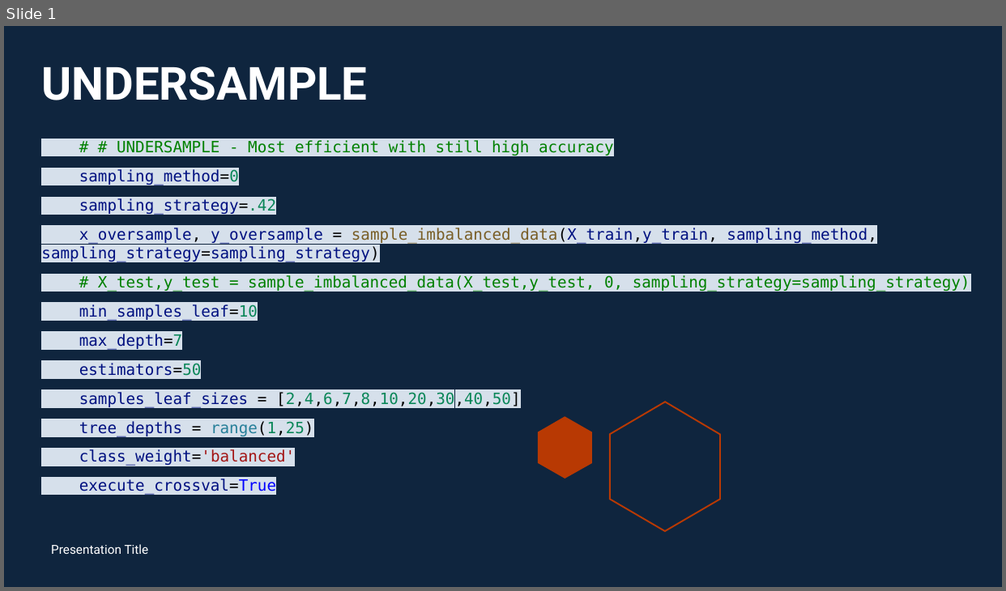
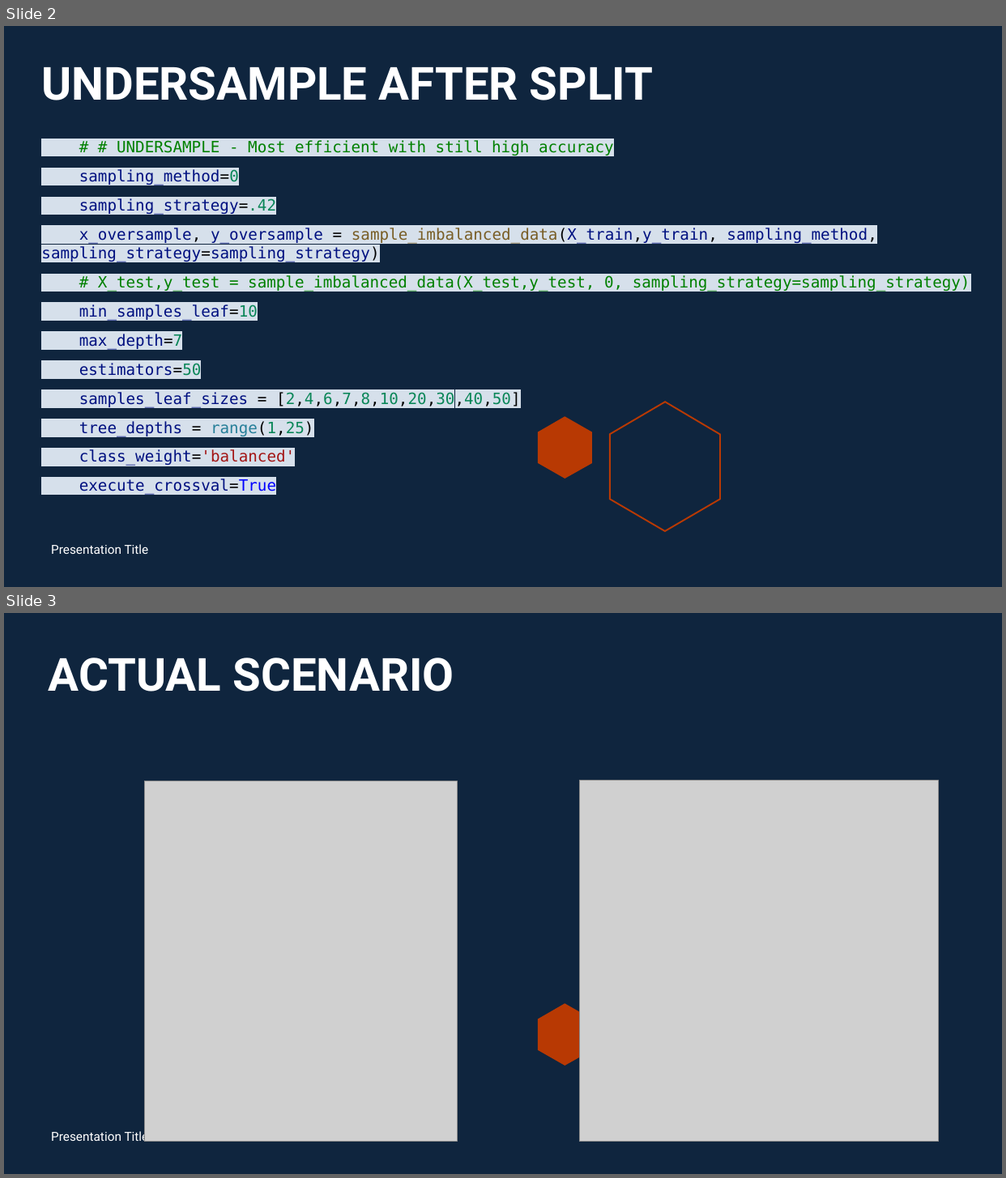
Before and after one commit to MaricrisResma/Detect-Credit-Card-Fraud-DT-RandomForest, a slide deck: DOC/Results_Final.pptx. Shown one above the other, each under a label of ours: slide 1 before the commit, slides 2 and 3 after it. The pictures are 1006x591 and 1006x1178 pixels, drawn with LibreOffice and Linux fonts; fonts in the diff are those of the drawing; grey boxes stand for pictures. Boxes give left, top, right and bottom in pixels: in the first picture for what was removed or moved away, otherwise in the second. Text is boxed around its words. In the diff, an @@ line names an element or a change of style, - is before the commit and + after.

```diff
--- a/DOC/Results_Final.pptx
+++ b/DOC/Results_Final.pptx
@@ slide 3 added at <box>4,613,1002,1174</box>, background #0F253E; not listed: 1 template element that a slide beside it also shows @@
@@ title added at <box>49,658,454,692</box>, 44 pt, text #FFFFFF, bold @@
+ACTUAL SCENARIO
@@ picture added at <box>144,781,457,1142</box> @@
@@ picture added at <box>580,781,939,1142</box> @@
@@ text added at <box>51,1131,149,1142</box>, 12 pt, text #FFFFFF @@
+Presentation Title
@@ what was slide 1 is now slide 2 @@
@@ slide 2 changed as well @@
@@ title at <box>41,66,653,101</box>: text changed @@
-UNDERSAMPLE
+UNDERSAMPLE AFTER SPLIT
```
Also in this commit, not shown: 4 other slides changed, 14 other slides added, 1 other file.
